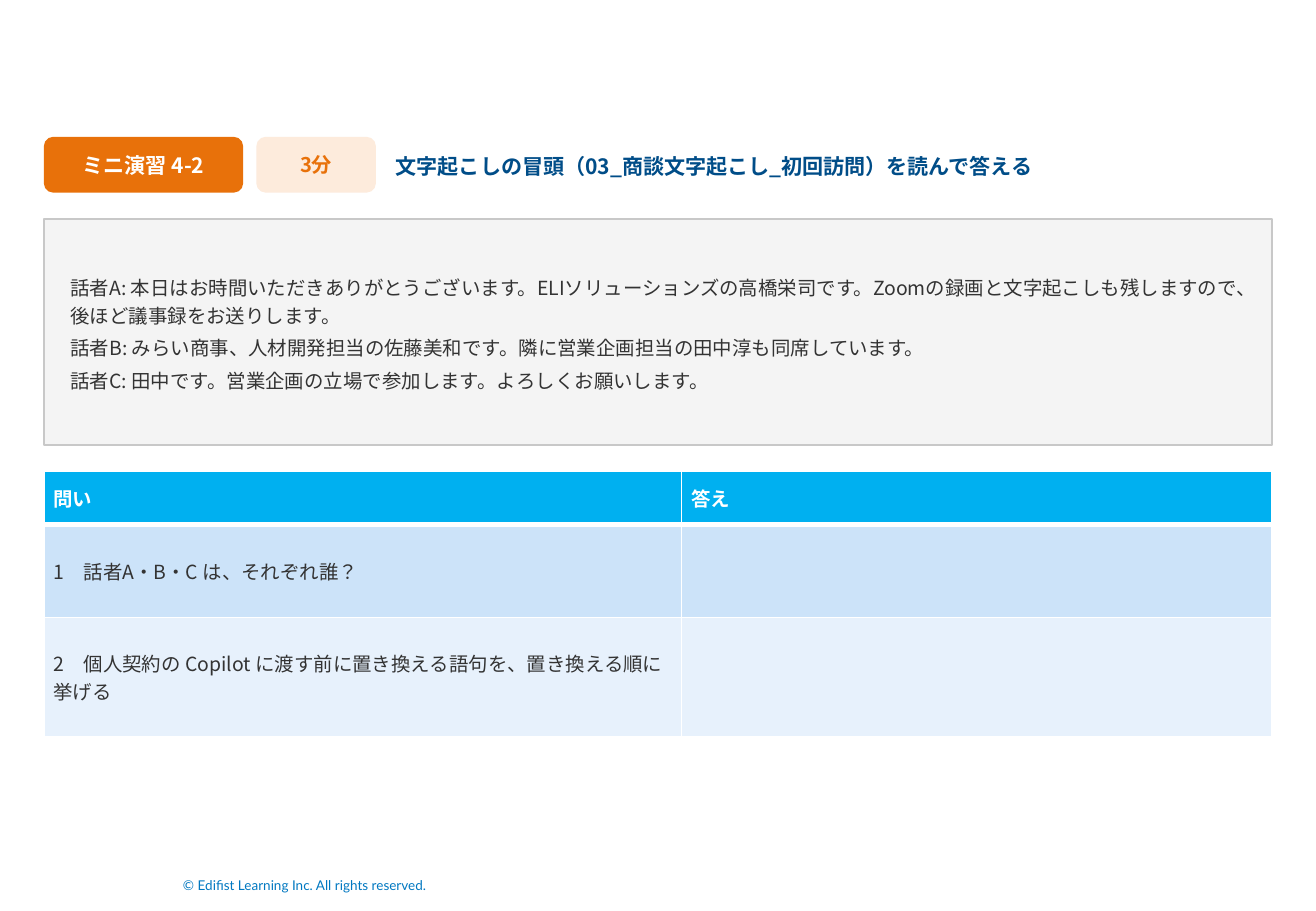
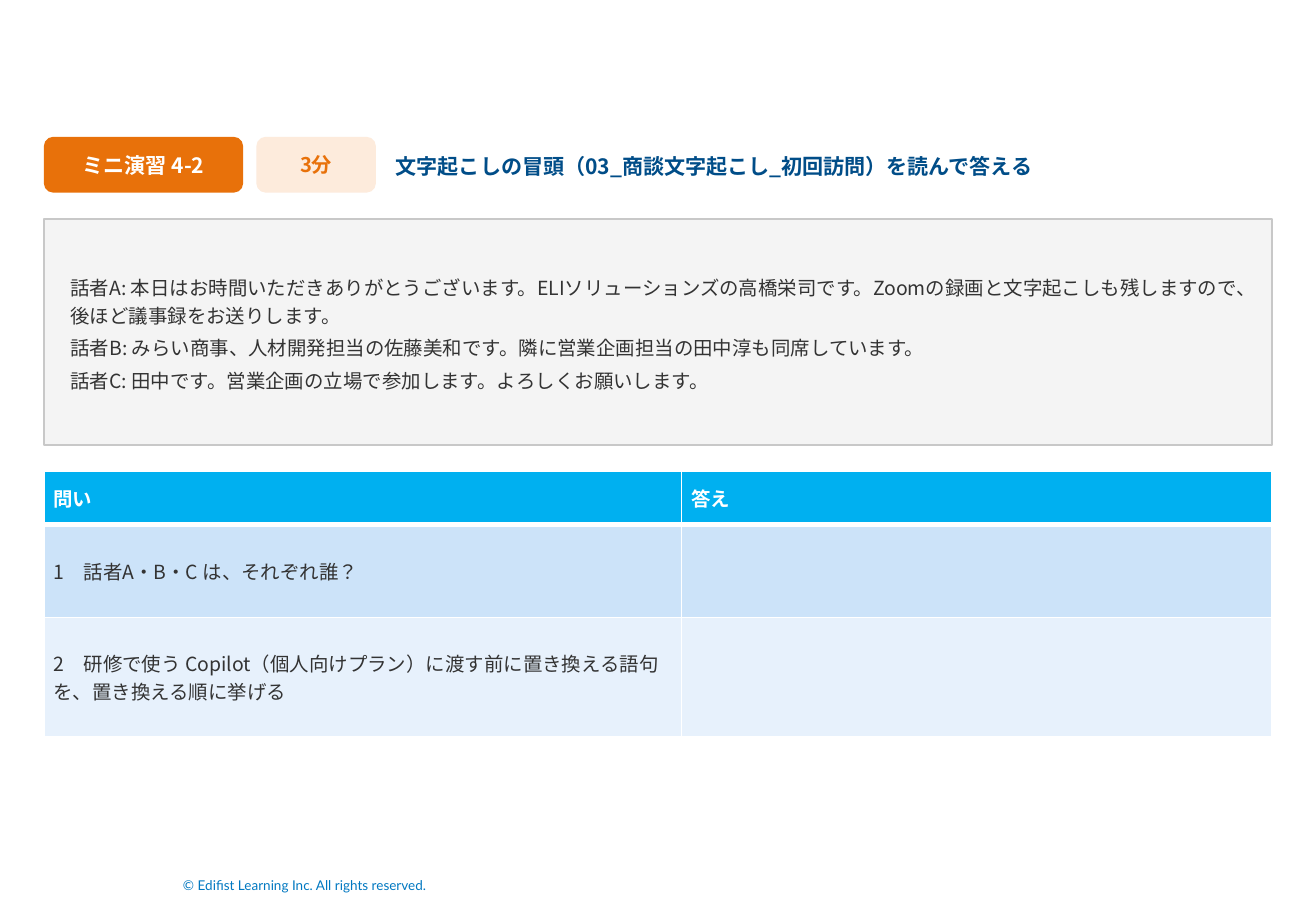
Before and after one commit to Takahashi-eiji-0708/work2026, a slide deck: slide 76 of slides/ソリューション営業のための生成AIセキュア活用実践.pptx. Drawn at 1316x911 pixels with LibreOffice and Linux fonts; fonts in the diff are those of the drawing; background and template pictures are left out. Boxes give left, top, right and bottom in pixels: in the first picture for what was removed or moved away, otherwise in the second. Text is boxed around its words. In the diff, an @@ line names an element or a change of style, - is before the commit and + after.

```diff
--- a/slides/ソリューション営業のための生成AIセキュア活用実践.pptx
+++ b/slides/ソリューション営業のための生成AIセキュア活用実践.pptx
@@ table at <box>44,471,1272,738</box> @@
-row 3, column 1: 2 個人契約の Copilot に渡す前に置き換える語句を、置き換える順に挙げる
+row 3, column 1: 2 研修で使う Copilot（個人向けプラン）に渡す前に置き換える語句を、置き換える順に挙げる
```
Also in this commit, not shown: 6 other slides changed, 19 other files.
